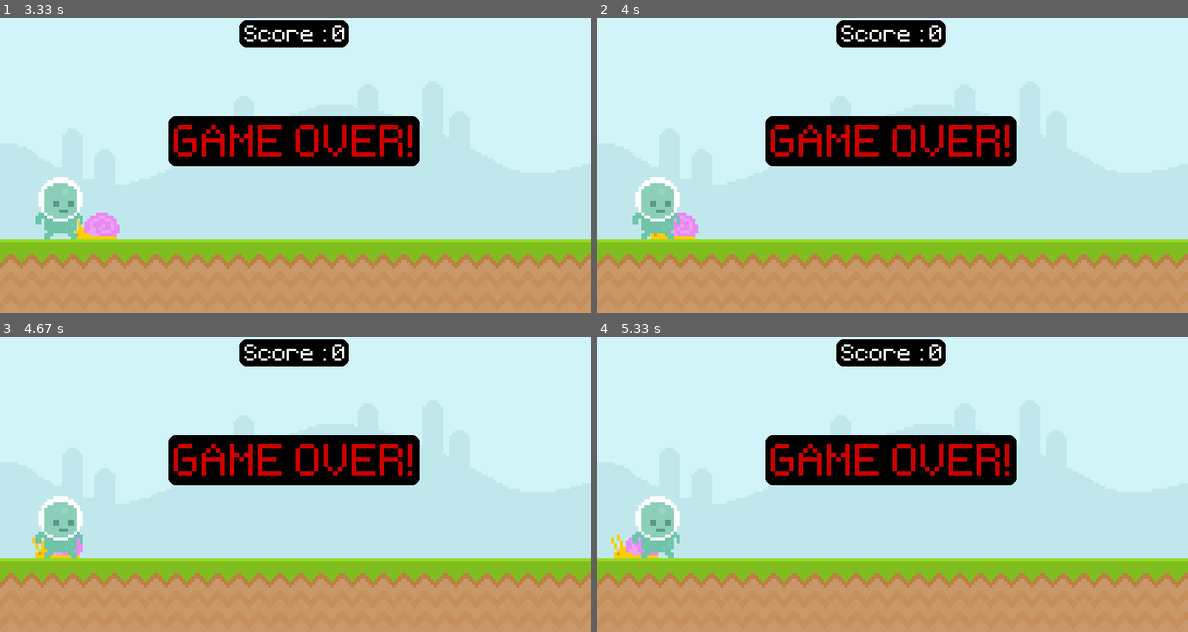
Above: before the commit, frames 1-4 (two rows, left to right).
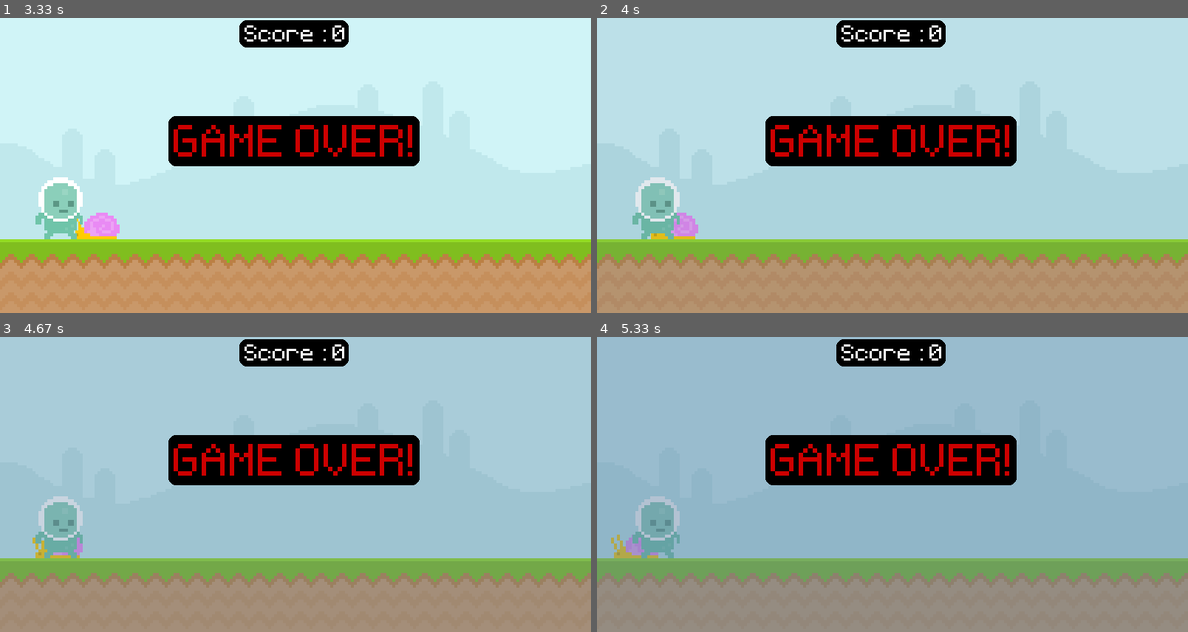
Above: after the commit, the same moments.

Repository: chuptani/pygame
Game: pygame game, started from tutorial/tutorial.py
Same seed, same stepped clock (60 frames per second), same inputs: the game is played once before the commit and once after it.
Inputs:
- Up to frame 1 (3.33 s): tap Space at 0.33, 0.73, 1.03, 1.23, 1.57, 1.87, 2.07, 2.37 s
- Up to frame 2 (4 s): tap Space every 0.13 s from 3.37 to 3.9 s
- Up to frame 3 (4.67 s): tap Space every 0.13 s from 4.03 to 4.57 s
- Up to frame 4 (5.33 s): tap Space every 0.13 s from 4.7 to 5.23 s

Frame 1 is identical in both runs. In frame 2, 0.7% of the frame differs, in the area x 6-18%, y 54-75%; in frame 3, 91%; in frame 4, 91%, in the area x 0-100%, y 0-100%.

Commit message:
fade in bg

Diff:
--- a/tutorial/tutorial.py
+++ b/tutorial/tutorial.py
@@ -1,17 +1,28 @@
 import pygame
 from sys import exit
 
+
 pygame.init()
+
+# just to know (ms)
+current_time = pygame.time.get_ticks()
 
 width, height = 800, 400
 screen = pygame.display.set_mode((width, height))
 pygame.display.set_caption("Game")
 clock = pygame.time.Clock()
 
-test_score = pygame.font.Font('font/Pixeltype.ttf', 50)
+test_font = pygame.font.Font('font/Pixeltype.ttf', 50)
 
 sky_surface = pygame.image.load('graphics/Sky.png').convert()
 ground_surface = pygame.image.load('graphics/ground.png')
+
+bg_surface = pygame.Surface((width,height))
+bg_rect = bg_surface.get_rect(top=0)
+bg_surface.fill((94,129,162))
+bg_alpha = -20
+bg_change = 0.3
+
 
 snail_surface = pygame.image.load('graphics/snail/snail1.png').convert_alpha()
 snail_rect = snail_surface.get_rect(midbottom = (800, 300))
@@ -50,17 +61,11 @@
                 if event.key == pygame.K_SPACE :
                     game = True
 
+
     if game :
         screen.blit(sky_surface, (0, 0))
         screen.blit(ground_surface, (0, 300))
 
-        score_surf = test_score.render(f"Score : {score}", False, 'White').convert()
-        score_rect = score_surf.get_rect(centerx = width//2, top = 10)
-        score_border = score_rect.inflate(10, 5)
-        score_border.y -= 5
-        score_border.x -= 2
-        pygame.draw.rect(screen, 'Black', score_border, border_radius = 10)
-        screen.blit(score_surf, score_rect)
 
         if 0 > snail_rect.x > -72 :
             snail_rect.x -= 5
@@ -86,12 +91,27 @@
         screen.blit(player_surf, player_rect)
         # pygame.draw.rect(screen, 'Red3', player_hitbox, 1)
 
+
         if player_hitbox.colliderect(snail_hitbox):
             game = False
 
     else:
+        bg_surface.set_alpha(bg_alpha) # type:ignore
+        screen.blit(bg_surface, bg_rect)
+
+        if bg_alpha < 255:
+            bg_alpha += bg_change
+
         pygame.draw.rect(screen, 'Black', game_over_border, border_radius = 10)
         screen.blit(game_over_text, game_over_rect)
 
+    score_surf = test_font.render(f"Score : {score}", False, 'White').convert()
+    score_rect = score_surf.get_rect(centerx = width//2, top = 10)
+    score_border = score_rect.inflate(10, 5)
+    score_border.y -= 5
+    score_border.x -= 2
+    pygame.draw.rect(screen, 'Black', score_border, border_radius = 10)
+    screen.blit(score_surf, score_rect)
+
     pygame.display.update()
     clock.tick(60)
